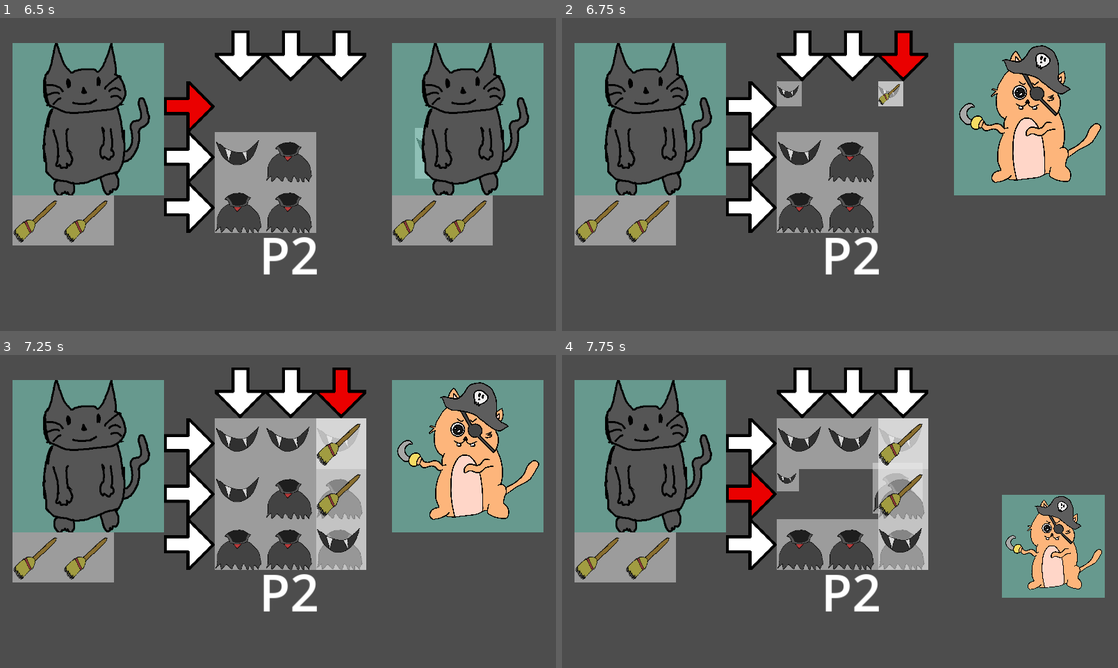
Above: before the commit, frames 1-4 (two rows, left to right).
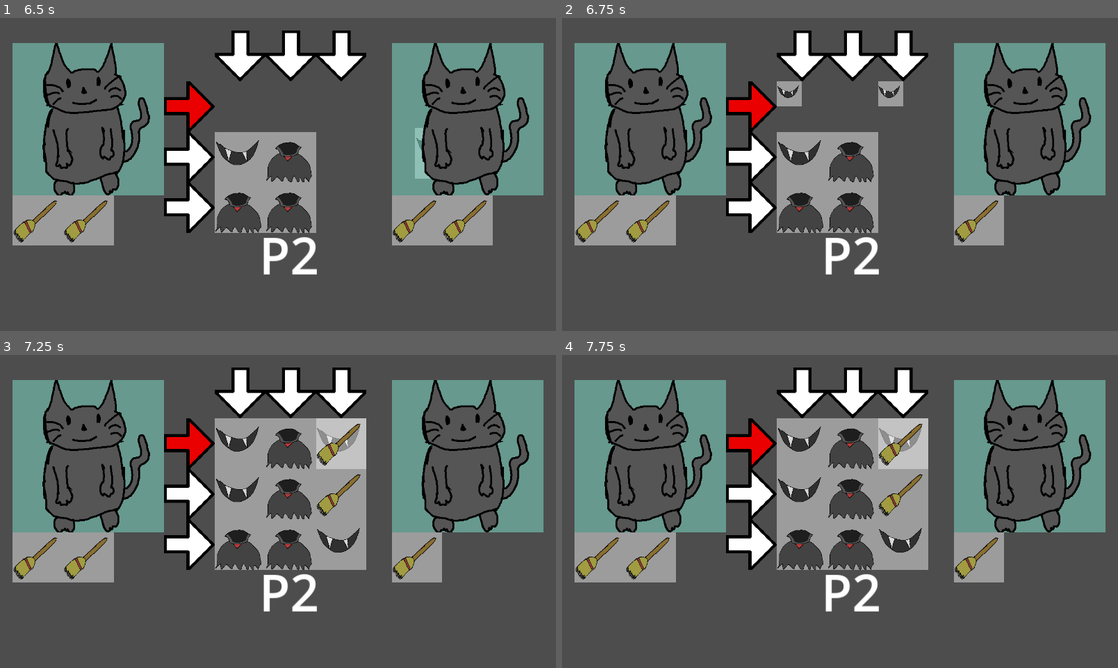
Above: after the commit, the same moments.

Repository: Zami77/CatCostumeParty
Game: Godot game, scene res://managers/GameManager.tscn
Same seed, same stepped clock (60 frames per second), same inputs: the game is played once before the commit and once after it.
Inputs (mouse positions are in pixels of both pictures, inside the frame that each line leads up to):
- Up to frame 1 (6.5 s): move the mouse to (400, 158) at 0.52 s; press the mouse at (400, 158) at 0.53 s; release the mouse at (400, 158) at 1.25 s; click "PLAY 1P" at 1.25 s; click (189, 105) at 2 s; click (189, 155) at 2.75 s; click (189, 208) at 3.5 s; click (239, 55) at 4.25 s; click (289, 55) at 5 s; click (189, 105) at 5.75 s
- Up to frame 2 (6.75 s): click (901, 55) at 6.5 s
- Up to frame 3 (7.25 s): no input
- Up to frame 4 (7.75 s): click (751, 492) at 7.25 s

Frame 1 is identical in both runs. In frame 2, 9.0% of the frame differs, in the area x 30-97%, y 4-73%; in frame 3, 11%; in frame 4, 19%, in the area x 30-98%, y 8-78%.

Commit message:
disable costume piece grid after selection

Diff:
--- a/CatCostumeParty/managers/MatchManager.gd
+++ b/CatCostumeParty/managers/MatchManager.gd
@@ -133,6 +133,7 @@
 	_handle_turn_logic(selected_pieces)
 
 func _handle_turn_logic(selected_pieces: Array):
+	costume_piece_grid.select_disabled = true
 	var costume_cat_area = _get_costume_cat_and_dressed_area(turn_state).costume_cat_area
 	_handle_selected_pieces_animation(selected_pieces.duplicate(true), costume_cat_area)
 	await completed_selected_pieces_animation_finished
